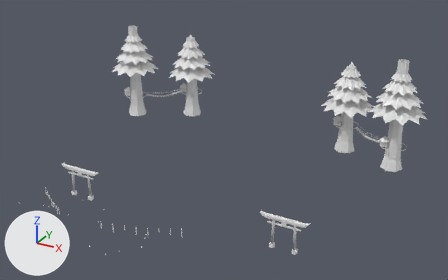
Two versions of the glTF model godot/models/stages/grove_world.glb, one commit apart.
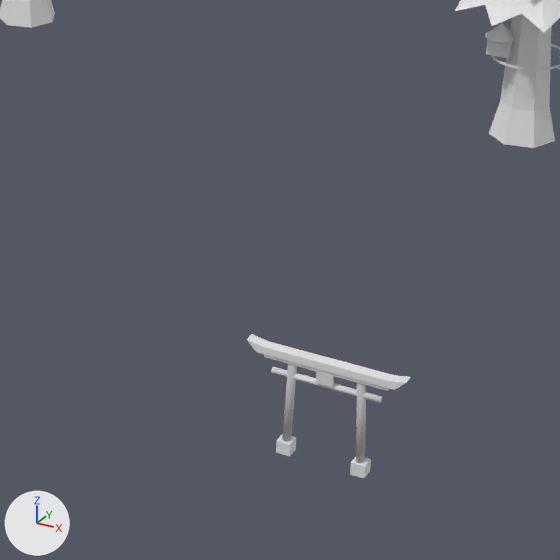
The first picture shows the older version from a camera (50 mm lens) standing at (85.0, -70.1, 80.8) and looking at (6.6, 72.4, 9.5). The close-ups show the older and then the newer version on the part from 41% to 79% of the width and 39% to 100% of the height of that picture. Only the edits that show in the close-ups are written down. Lighting does not change. The marker at lower left points along +X, +Y and +Z. Where no turn or scale is listed for an object, it has been applied to the vertices. Vertices at exactly the same position are counted once.

In view in the first close-up: 'far_crown.012', 'far_trunk.001', 'far_trunk.003', 'gate_base.002', 'gate_base.003', 'gate_lintel.001', 'gate_plaque.001', 'gate_posts.001', 'gate_top.001' and 4 more.
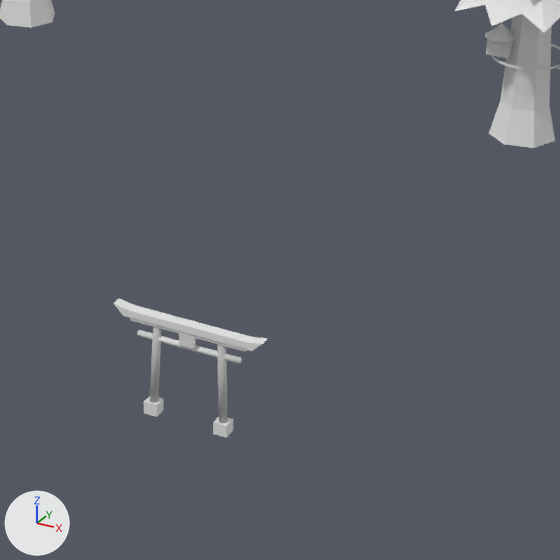
Pixel boxes (x1, y1, x2, y2) of what changed, in the close-ups (560 x 560 px):
'gate_top.001', moved
    before: (247, 334, 410, 390)
    after: (113, 298, 268, 351)
'gate_posts.001', moved
    before: (271, 364, 383, 463)
    after: (137, 327, 242, 423)
'gate_base.003', moved
    before: (350, 457, 371, 478)
    after: (213, 417, 233, 438)
'gate_lintel.001', reshaped (6% narrower, 8% shorter)
    before: (264, 354, 389, 391)
    after: (130, 318, 247, 352)
'gate_base.002', moved
    before: (276, 434, 296, 456)
    after: (144, 396, 164, 417)
'gate_plaque.001', reshaped
    before: (316, 371, 334, 387)
    after: (179, 333, 196, 349)
part 3 of me_gate_lintel_001, deleted
    before: (264, 354, 389, 391)
part 4 of me_gate_lintel_001, added
    after: (130, 318, 247, 352)
part 5 of me_gate_plaque_001, deleted
    before: (316, 371, 334, 387)
part 6 of me_gate_plaque_001, added
    after: (179, 333, 196, 349)

Edits to the bpy script that builds the scene:
```text
Change me_gate_base_002:
    used by ob_gate_base_002; location = (0.0, 0.0, 0.0)
    remove me_gate_base_002.from_pydata(...)  # 8 vertices, 12 faces; spans x 29.2..30.4, y 55.4..56.6, z -9.5..-8.4
    add me_gate_base_002.from_pydata(...)  # 8 vertices, 12 faces; spans x 17.2..18.4, y 55.4..56.6, z -9.5..-8.4
    me_gate_base_002 part 1: the whole mesh is moved by (-12.0, 0.0, 0.0)
Change me_gate_base_003:
    used by ob_gate_base_003; location = (0.0, 0.0, 0.0)
    remove me_gate_base_003.from_pydata(...)  # 8 vertices, 12 faces; spans x 35.6..36.8, y 55.4..56.6, z -9.5..-8.4
    add me_gate_base_003.from_pydata(...)  # 8 vertices, 12 faces; spans x 23.6..24.8, y 55.4..56.6, z -9.5..-8.4
    me_gate_base_003 part 2: the whole mesh is moved by (-12.0, 0.0, 0.0)
Change me_gate_lintel_001:
    used by ob_gate_lintel_001; location = (0.0, 0.0, 0.0)
    remove me_gate_lintel_001.from_pydata(...)  # 8 vertices, 12 faces; spans x 27.8..38.2, y 55.6..56.4, z -1.2..-0.86
    add me_gate_lintel_001.from_pydata(...)  # 8 vertices, 12 faces; spans x 15.8..26.2, y 55.6..56.4, z -1.2..-0.86
    me_gate_lintel_001 part 3: 8 vertices removed from x 27.8..38.2, y 55.6..56.4, z -1.2..-0.86
    me_gate_lintel_001 part 4: 8 vertices added at x 15.8..26.2, y 55.6..56.4, z -1.2..-0.86, forming a box
Change me_gate_plaque_001:
    used by ob_gate_plaque_001; location = (0.0, 0.0, 0.0)
    remove me_gate_plaque_001.from_pydata(...)  # 8 vertices, 12 faces; spans x 32.3..33.7, y 55.56..55.76, z -2.2..-1.14
    add me_gate_plaque_001.from_pydata(...)  # 8 vertices, 12 faces; spans x 20.3..21.7, y 55.56..55.76, z -2.2..-1.14
    me_gate_plaque_001 part 5: 8 vertices removed from x 32.3..33.7, y 55.56..55.76, z -2.2..-1.14
    me_gate_plaque_001 part 6: 8 vertices added at x 20.3..21.7, y 55.56..55.76, z -2.2..-1.14, forming a box
Change me_gate_posts_001:
    used by ob_gate_posts_001; location = (0.0, 0.0, 0.0)
    remove me_gate_posts_001.from_pydata(...)  # 68 vertices, 124 faces; spans x 28.4..37.6, y 55.64..56.36, z -9.11..-0.69
    add me_gate_posts_001.from_pydata(...)  # 68 vertices, 124 faces; spans x 16.4..25.6, y 55.64..56.36, z -9.11..-0.69
    me_gate_posts_001 part 7: the whole mesh is moved by (-12.0, 0.0, 0.0)
Change me_gate_top_001:
    used by ob_gate_top_001; location = (0.0, 0.0, 0.0)
    remove me_gate_top_001.from_pydata(...)  # 16 vertices, 28 faces; spans x 26.3..39.7, y 55.5..56.5, z -0.9..0.0
    add me_gate_top_001.from_pydata(...)  # 16 vertices, 28 faces; spans x 14.3..27.7, y 55.5..56.5, z -0.9..0.0
    me_gate_top_001 part 8: the whole mesh is moved by (-12.0, 0.0, 0.0)
```
